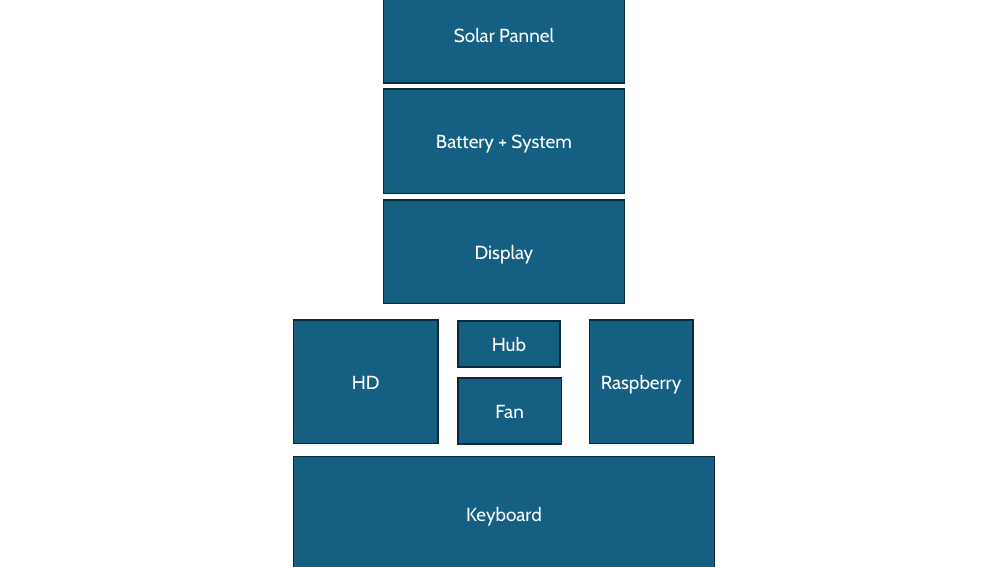
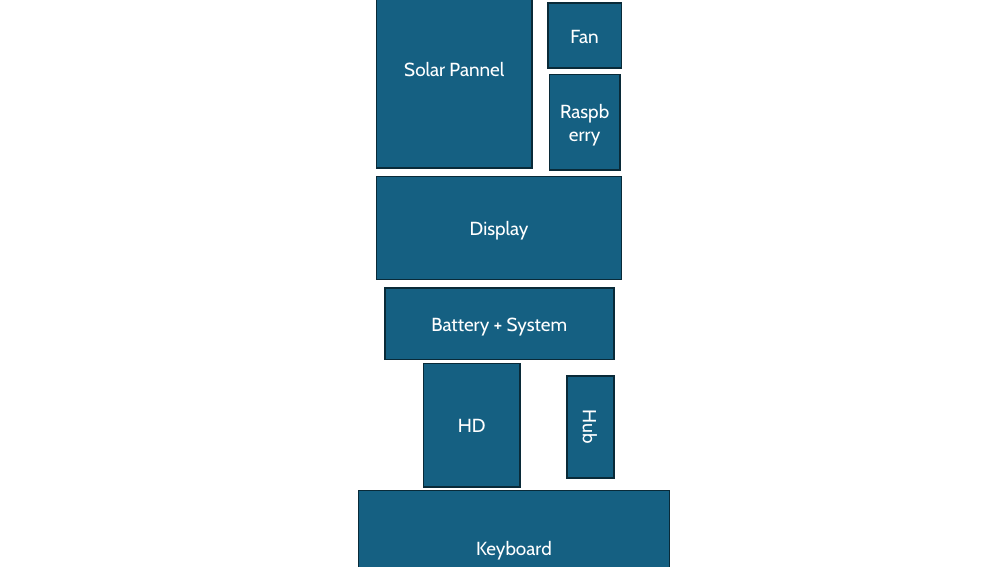
Before and after one commit to GustavoSantiago113/CyberDeck, a slide deck: slide 2 of docs/Diagrams.pptx. Drawn at 1008x567 pixels with LibreOffice and Linux fonts; fonts in the diff are those of the drawing. Boxes give left, top, right and bottom in pixels: in the first picture for what was removed or moved away, otherwise in the second. Text is boxed around its words. In the diff, an @@ line names an element or a change of style, - is before the commit and + after.

```diff
--- a/docs/Diagrams.pptx
+++ b/docs/Diagrams.pptx
@@ rectangle resized from (x1=271, y1=0, x2=730, y2=567) to (x1=358, y1=0, x2=670, y2=567) @@
@@ rectangle "Solar Pannel" resized from (x1=383, y1=0, x2=624, y2=83) to (x1=377, y1=0, x2=532, y2=169) @@
@@ rectangle "Fan" resized from (x1=458, y1=378, x2=562, y2=444) to (x1=548, y1=3, x2=622, y2=69) @@
@@ rectangle "Raspberry" resized from (x1=590, y1=320, x2=693, y2=444) to (x1=550, y1=75, x2=620, y2=171) @@
@@ rectangle "Display" resized from (x1=383, y1=200, x2=624, y2=304) to (x1=377, y1=176, x2=622, y2=280) @@
@@ rectangle "Battery + System" resized from (x1=383, y1=89, x2=624, y2=194) to (x1=385, y1=288, x2=614, y2=360) @@
@@ rectangle "HD" resized from (x1=293, y1=320, x2=438, y2=444) to (x1=423, y1=364, x2=520, y2=487) @@
@@ rectangle "Hub" at (x1=568, y1=376, x2=614, y2=478): rotation 0 to 90 degrees @@
@@ rectangle "Keyboard" resized from (x1=293, y1=457, x2=715, y2=567) to (x1=358, y1=491, x2=670, y2=567) @@
```
Also in this commit, not shown: 3 other files.
